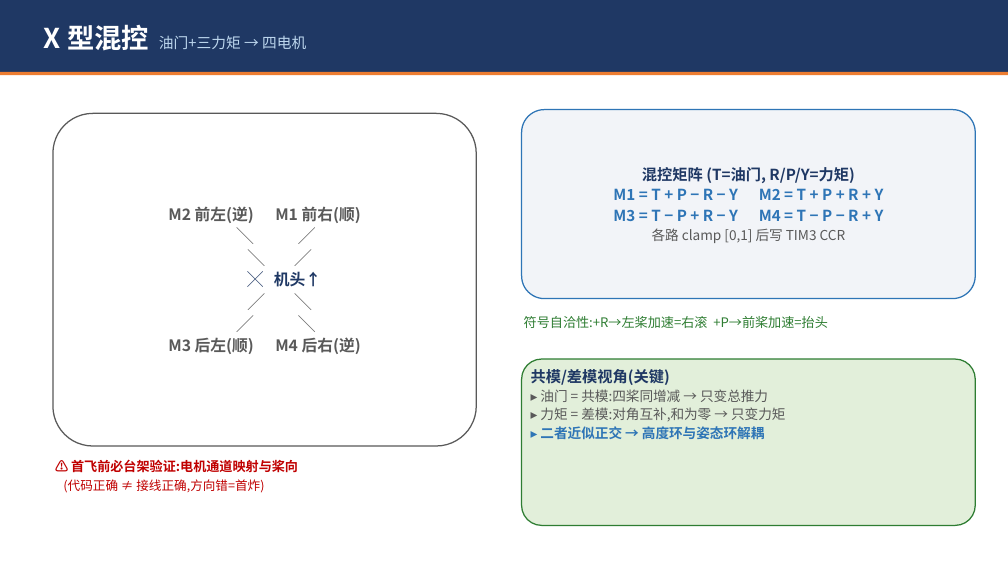
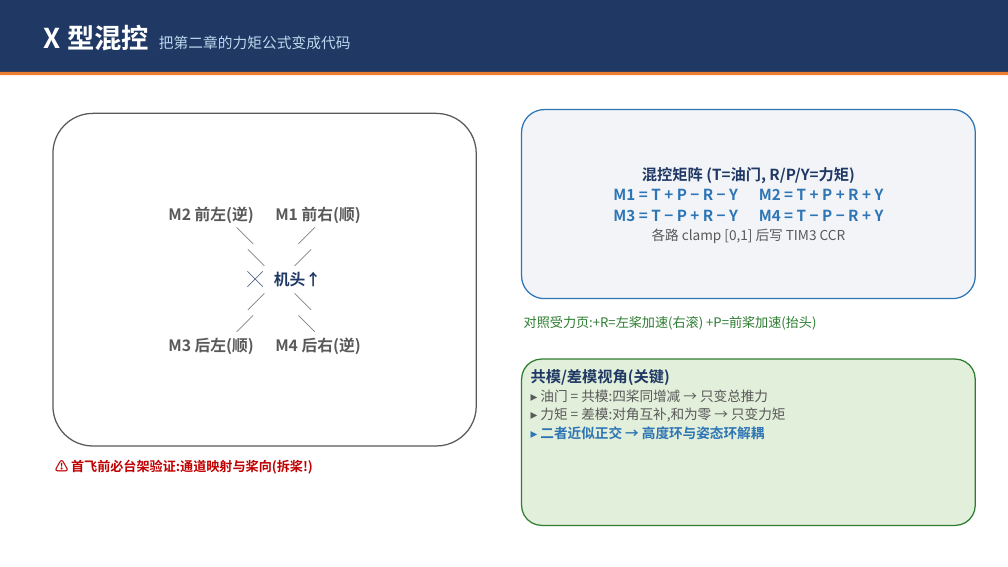
Before and after one commit to xiexiaoan147-cyber/STM32F4_Drone, a slide deck: slide 19 of Docs/四轴飞控原理分享.pptx (slide 15 before the commit). Drawn at 1008x567 pixels with LibreOffice and Linux fonts; fonts in the diff are those of the drawing. Boxes give left, top, right and bottom in pixels: in the first picture for what was removed or moved away, otherwise in the second. Text is boxed around its words. In the diff, an @@ line names an element or a change of style, - is before the commit and + after.

```diff
--- a/Docs/四轴飞控原理分享.pptx
+++ b/Docs/四轴飞控原理分享.pptx
@@ text at box(44, 24, 351, 51): text changed @@
-X 型混控 油门+三力矩 → 四电机
+X 型混控 把第二章的力矩公式变成代码
@@ text at box(524, 316, 816, 330): text changed @@
-符号自洽性:+R→左桨加速=右滚 +P→前桨加速=抬头
+对照受力页:+R=左桨加速(右滚) +P=前桨加速(抬头)
@@ text at box(71, 459, 313, 474): text changed @@
-⚠ 首飞前必台架验证:电机通道映射与桨向
-(代码正确 ≠ 接线正确,方向错=首炸)
+⚠ 首飞前必台架验证:通道映射与桨向(拆桨!)
```
Also in this commit, not shown: 18 other slides changed, 4 slides added.
